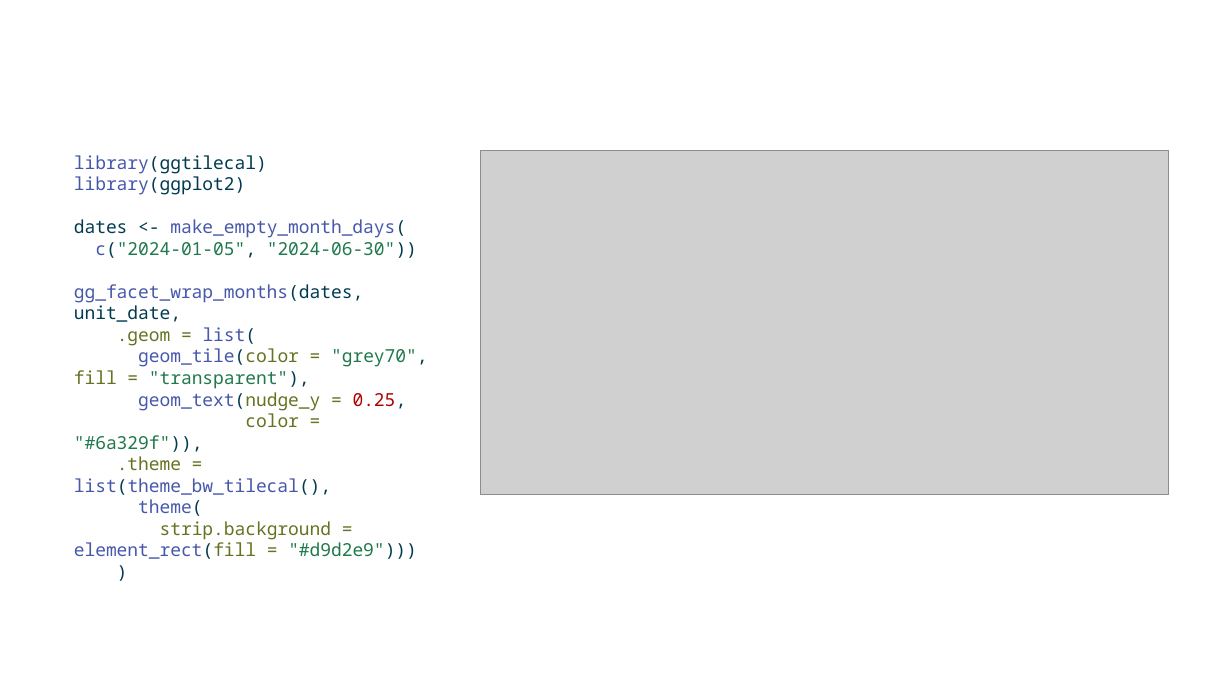
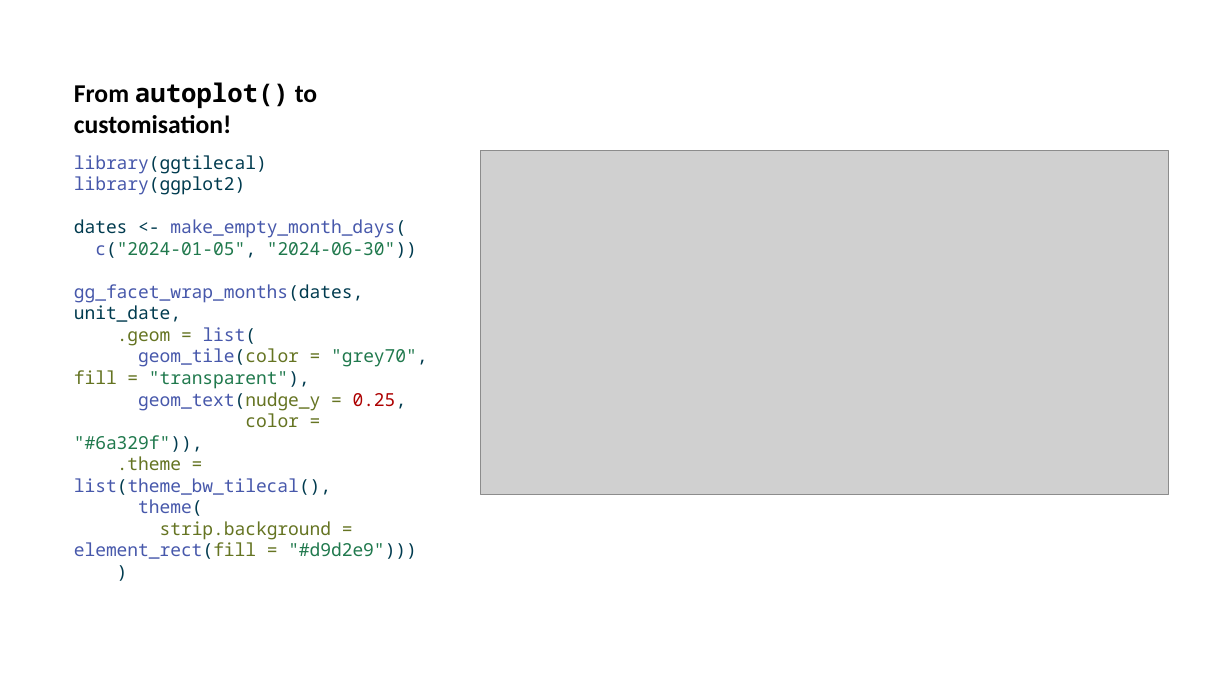
Before and after one commit to cynthiahqy/positconf2026, a slide deck: slide 17 of slides-v2.pptx. Drawn at 1232x693 pixels with LibreOffice and Linux fonts; fonts in the diff are those of the drawing; grey boxes stand for pictures. Boxes give left, top, right and bottom in pixels: in the first picture for what was removed or moved away, otherwise in the second. Text is boxed around its words. In the diff, an @@ line names an element or a change of style, - is before the commit and + after.

```diff
--- a/slides-v2.pptx
+++ b/slides-v2.pptx
@@ title added at (74,82,317,134), 15 pt, text #000000, bold @@
+From autoplot() to customisation!
```
Also in this commit, not shown: 8 other slides changed, 6 slides added, 3 slides removed, 8 other files.
